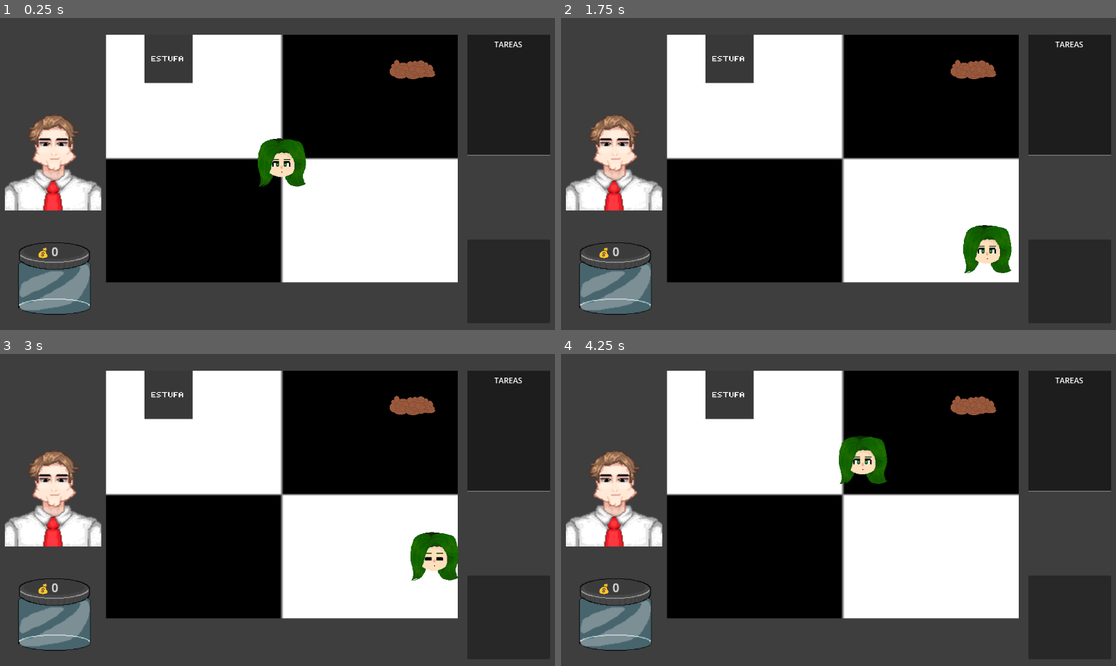
Above: before the commit, frames 1-4 (two rows, left to right).
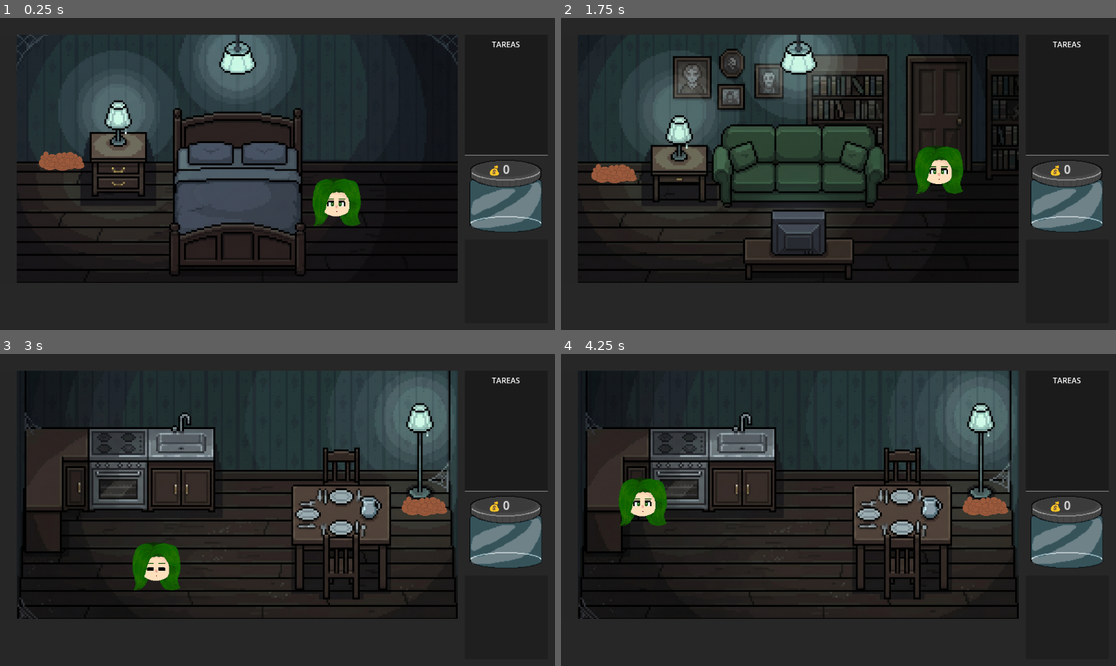
Above: after the commit, the same moments.

Repository: YaomaHG/UmizumiDevStudio
Game: Godot game, scene res://scenes/main.tscn
Same seed, same stepped clock (60 frames per second), same inputs: the game is played once before the commit and once after it.
Inputs:
- Up to frame 1 (0.25 s): no input
- Up to frame 2 (1.75 s): tap Enter (ui_accept) at 0.5, 0.77, 1.52 s; hold D (move_right) 0.53-1.28 s; hold S (move_down) from 1.28 s (still down)
- Up to frame 3 (3 s): release S (move_down) at 2.03 s; hold D (move_right) 2.03-2.78 s; hold W (move_up) from 2.78 s (still down)
- Up to frame 4 (4.25 s): tap Enter (ui_accept) at 3.02, 3.77 s; release W (move_up) at 3.53 s; hold A (move_left) from 3.53 s (still down)

The runs differ from the first frame. In frame 1, 61% of the frame differs, in the area x 0-100%, y 5-98%; in frame 2, 59%; in frame 3, 63%; in frame 4, 63%.

Commit message:
nav tres cuartos

Diff:
--- a/supongamos-que-mañana-v-2/scenes/Estufa.tscn
+++ b/supongamos-que-mañana-v-2/scenes/Estufa.tscn
@@ -1,7 +1,6 @@
 [gd_scene format=3 uid="uid://dkksbgdlggbe6"]
 
 [ext_resource type="Script" uid="uid://bhn6hw6vbxiew" path="res://scripts/estufa.gd" id="1_xxjn6"]
-[ext_resource type="Texture2D" uid="uid://bp8bt0yrxihlj" path="res://art/estufa_0.png" id="2_yw2w3"]
 
 [sub_resource type="RectangleShape2D" id="RectangleShape2D_vnr2e"]
 size = Vector2(100, 100)
@@ -11,9 +10,6 @@
 
 [node name="Estufa" type="StaticBody2D" unique_id=2031021868]
 script = ExtResource("1_xxjn6")
-
-[node name="Sprite2D" type="Sprite2D" parent="." unique_id=1040537837]
-texture = ExtResource("2_yw2w3")
 
 [node name="CollisionShape2D" type="CollisionShape2D" parent="." unique_id=1861101570]
 shape = SubResource("RectangleShape2D_vnr2e")
--- a/supongamos-que-mañana-v-2/scenes/cocina.tscn
+++ b/supongamos-que-mañana-v-2/scenes/cocina.tscn
@@ -1,29 +1,43 @@
 [gd_scene format=3 uid="uid://qh0ndpch5ar0"]
 
-[ext_resource type="Texture2D" uid="uid://ct02nh7gmb5a7" path="res://art/azulejo_cocina.png" id="1_rjqmu"]
+[ext_resource type="Texture2D" uid="uid://djm6yrwyicfcx" path="res://art/cocina.jpg" id="1_o0qxh"]
 [ext_resource type="PackedScene" uid="uid://dkksbgdlggbe6" path="res://scenes/estufa.tscn" id="3_1yh0t"]
 [ext_resource type="PackedScene" uid="uid://c3qw1c6yyukpd" path="res://scenes/monedas.tscn" id="4_kii06"]
 [ext_resource type="PackedScene" uid="uid://c8ydgprv7jpaw" path="res://scenes/puerta.tscn" id="5_i1d44"]
 
 [sub_resource type="SegmentShape2D" id="SegmentShape2D_jawfl"]
-a = Vector2(220, 35)
-b = Vector2(950, 35)
+a = Vector2(35, 240)
+b = Vector2(950, 240)
 
 [sub_resource type="SegmentShape2D" id="SegmentShape2D_3ywm7"]
 a = Vector2(950, 35)
 b = Vector2(950, 550)
 
 [sub_resource type="SegmentShape2D" id="SegmentShape2D_5ynm2"]
-a = Vector2(220, 550)
+a = Vector2(35, 550)
 b = Vector2(950, 550)
 
 [sub_resource type="SegmentShape2D" id="SegmentShape2D_2ista"]
-a = Vector2(220, 35)
-b = Vector2(220, 550)
+a = Vector2(35, 35)
+b = Vector2(35, 550)
+
+[sub_resource type="RectangleShape2D" id="RectangleShape2D_o0qxh"]
+size = Vector2(394, 91)
+
+[sub_resource type="RectangleShape2D" id="RectangleShape2D_rjqmu"]
+size = Vector2(72, 171)
+
+[sub_resource type="RectangleShape2D" id="RectangleShape2D_3vt4s"]
+size = Vector2(203, 236.5)
 
 [node name="Cocina" type="Node2D" unique_id=1245253303]
 
 [node name="GameArea" type="Node2D" parent="." unique_id=784229003]
+
+[node name="textura" type="Sprite2D" parent="GameArea" unique_id=191501450]
+position = Vector2(493.2, 292.34)
+scale = Vector2(0.335, 0.335)
+texture = ExtResource("1_o0qxh")
 
 [node name="pared_arriba" type="StaticBody2D" parent="GameArea" unique_id=1376663949]
 
@@ -45,16 +59,32 @@
 [node name="CollisionShape2D" type="CollisionShape2D" parent="GameArea/pared_izquierda" unique_id=641863313]
 shape = SubResource("SegmentShape2D_2ista")
 
-[node name="textura" type="Sprite2D" parent="GameArea" unique_id=191501450]
-position = Vector2(585, 292.00003)
-scale = Vector2(7.309, 5.14)
-texture = ExtResource("1_rjqmu")
+[node name="Objetos" type="Node2D" parent="GameArea" unique_id=1487066001]
+
+[node name="StaticBody2D" type="StaticBody2D" parent="GameArea/Objetos" unique_id=1946947267]
+
+[node name="CollisionShape2D" type="CollisionShape2D" parent="GameArea/Objetos/StaticBody2D" unique_id=257293754]
+position = Vector2(250, 284.5)
+shape = SubResource("RectangleShape2D_o0qxh")
+
+[node name="StaticBody2D2" type="StaticBody2D" parent="GameArea/Objetos" unique_id=889769256]
+
+[node name="CollisionShape2D" type="CollisionShape2D" parent="GameArea/Objetos/StaticBody2D2" unique_id=561880123]
+position = Vector2(90, 326.5)
+shape = SubResource("RectangleShape2D_rjqmu")
+
+[node name="StaticBody2D3" type="StaticBody2D" parent="GameArea/Objetos" unique_id=635509854]
+
+[node name="CollisionShape2D" type="CollisionShape2D" parent="GameArea/Objetos/StaticBody2D3" unique_id=709477585]
+position = Vector2(708.5, 390.75)
+shape = SubResource("RectangleShape2D_3vt4s")
 
 [node name="Estufa" parent="." unique_id=2031021868 instance=ExtResource("3_1yh0t")]
-position = Vector2(350, 85)
+position = Vector2(247, 267)
+scale = Vector2(1.23, 1.23)
 
 [node name="Monedas" parent="." unique_id=1951227433 instance=ExtResource("4_kii06")]
-position = Vector2(856, 80)
+position = Vector2(881, 289)
 
 [node name="Puerta" parent="." unique_id=1513804328 instance=ExtResource("5_i1d44")]
-position = Vector2(945, 140)
+position = Vector2(41, 395)
--- /dev/null
+++ b/supongamos-que-mañana-v-2/scenes/cuarto.tscn
@@ -0,0 +1,75 @@
+[gd_scene format=3 uid="uid://c72jiyl78pugy"]
+
+[ext_resource type="Texture2D" uid="uid://b7gxh8xgq8fns" path="res://art/cuarto.jpg" id="1_1oq1i"]
+[ext_resource type="PackedScene" uid="uid://dkksbgdlggbe6" path="res://scenes/estufa.tscn" id="2_jiny2"]
+[ext_resource type="PackedScene" uid="uid://c3qw1c6yyukpd" path="res://scenes/monedas.tscn" id="3_d2hq2"]
+[ext_resource type="PackedScene" uid="uid://c8ydgprv7jpaw" path="res://scenes/puerta.tscn" id="4_u0jjk"]
+
+[sub_resource type="SegmentShape2D" id="SegmentShape2D_0x4av"]
+a = Vector2(35, 300)
+b = Vector2(950, 300)
+
+[sub_resource type="SegmentShape2D" id="SegmentShape2D_7wft7"]
+a = Vector2(950, 35)
+b = Vector2(950, 550)
+
+[sub_resource type="SegmentShape2D" id="SegmentShape2D_7rprk"]
+a = Vector2(35, 550)
+b = Vector2(950, 550)
+
+[sub_resource type="SegmentShape2D" id="SegmentShape2D_rv5s5"]
+a = Vector2(35, 35)
+b = Vector2(35, 550)
+
+[sub_resource type="RectangleShape2D" id="RectangleShape2D_tqx35"]
+size = Vector2(280.5, 216.25)
+
+[node name="Cuarto" type="Node2D" unique_id=181351308]
+
+[node name="GameArea" type="Node2D" parent="." unique_id=905933072]
+
+[node name="textura" type="Sprite2D" parent="GameArea" unique_id=1948248556]
+position = Vector2(493.2, 292.34)
+scale = Vector2(0.335, 0.335)
+texture = ExtResource("1_1oq1i")
+
+[node name="pared_arriba" type="StaticBody2D" parent="GameArea" unique_id=399553289]
+
+[node name="CollisionShape2D" type="CollisionShape2D" parent="GameArea/pared_arriba" unique_id=416107760]
+shape = SubResource("SegmentShape2D_0x4av")
+
+[node name="pared_derecha" type="StaticBody2D" parent="GameArea" unique_id=77998683]
+
+[node name="CollisionShape2D" type="CollisionShape2D" parent="GameArea/pared_derecha" unique_id=2014954447]
+shape = SubResource("SegmentShape2D_7wft7")
+
+[node name="pared_abajo" type="StaticBody2D" parent="GameArea" unique_id=1945858552]
+
+[node name="CollisionShape2D" type="CollisionShape2D" parent="GameArea/pared_abajo" unique_id=92758419]
+shape = SubResource("SegmentShape2D_7rprk")
+
+[node name="pared_izquierda" type="StaticBody2D" parent="GameArea" unique_id=797295699]
+
+[node name="CollisionShape2D" type="CollisionShape2D" parent="GameArea/pared_izquierda" unique_id=291290649]
+shape = SubResource("SegmentShape2D_rv5s5")
+
+[node name="Objetos" type="Node2D" parent="GameArea" unique_id=746933401]
+
+[node name="StaticBody2D3" type="StaticBody2D" parent="GameArea/Objetos" unique_id=493966848]
+
+[node name="CollisionShape2D" type="CollisionShape2D" parent="GameArea/Objetos/StaticBody2D3" unique_id=2078868850]
+position = Vector2(492.75, 401.875)
+shape = SubResource("RectangleShape2D_tqx35")
+
+[node name="Estufa" parent="." unique_id=2031021868 instance=ExtResource("2_jiny2")]
+position = Vector2(244.99998, 309)
+scale = Vector2(1.23, 1.23)
+
+[node name="Monedas" parent="." unique_id=1951227433 instance=ExtResource("3_d2hq2")]
+position = Vector2(128, 270)
+coin_value = 40
+
+[node name="Puerta" parent="." unique_id=1513804328 instance=ExtResource("4_u0jjk")]
+position = Vector2(908, 547.92)
+rotation = 1.5707964
+scale = Vector2(1, 0.565)
--- a/supongamos-que-mañana-v-2/scenes/hud_game.tscn
+++ b/supongamos-que-mañana-v-2/scenes/hud_game.tscn
@@ -7,18 +7,41 @@
 
 [node name="HudGame" type="CanvasLayer" unique_id=974286322]
 
+[node name="ColorRect" type="ColorRect" parent="." unique_id=1406976184]
+offset_right = 35.0
+offset_bottom = 650.0
+color = Color(0.15127608, 0.15127608, 0.15127608, 1)
+
+[node name="ColorRect2" type="ColorRect" parent="." unique_id=1161174680]
+offset_left = 950.0
+offset_right = 1155.0
+offset_bottom = 650.0
+color = Color(0.15294118, 0.15294118, 0.15294118, 1)
+
+[node name="ColorRect3" type="ColorRect" parent="." unique_id=134014618]
+offset_right = 1150.0
+offset_bottom = 35.0
+color = Color(0.15294118, 0.15294118, 0.15294118, 1)
+
+[node name="ColorRect4" type="ColorRect" parent="." unique_id=141913513]
+offset_top = 550.0
+offset_right = 1150.0
+offset_bottom = 650.0
+color = Color(0.15294118, 0.15294118, 0.15294118, 1)
+
 [node name="TaskUi" parent="." unique_id=601846886 instance=ExtResource("1_bc6cc")]
-offset = Vector2(970, 35)
-transform = Transform2D(1, 0, 0, 1, 970, 35)
+offset = Vector2(965, 35)
+transform = Transform2D(1, 0, 0, 1, 965, 35)
 
 [node name="Map" parent="." unique_id=1609114940 instance=ExtResource("2_2eyxe")]
-offset = Vector2(970, 460)
-transform = Transform2D(1, 0, 0, 1, 970, 460)
+offset = Vector2(965, 460)
+transform = Transform2D(1, 0, 0, 1, 965, 460)
 
 [node name="Marido" parent="." unique_id=824793050 instance=ExtResource("3_e4le2")]
+visible = false
 position = Vector2(110, 300)
 scale = Vector2(2, 2)
 
 [node name="Frasco" parent="." unique_id=284680748 instance=ExtResource("4_thcb7")]
-position = Vector2(113, 541)
+position = Vector2(1050, 370)
 scale = Vector2(1.5, 1.5)
--- a/supongamos-que-mañana-v-2/scenes/main.tscn
+++ b/supongamos-que-mañana-v-2/scenes/main.tscn
@@ -5,26 +5,21 @@
 [ext_resource type="PackedScene" uid="uid://qh0ndpch5ar0" path="res://scenes/cocina.tscn" id="3_sugp2"]
 [ext_resource type="PackedScene" uid="uid://doflitqdeakc6" path="res://scenes/hud_game.tscn" id="4_jyhfs"]
 [ext_resource type="PackedScene" uid="uid://djup6cc02ygp6" path="res://scenes/sala.tscn" id="5_tbgi4"]
+[ext_resource type="PackedScene" uid="uid://c72jiyl78pugy" path="res://scenes/cuarto.tscn" id="5_tefeu"]
 
 [node name="Main" type="Node2D" unique_id=843341699]
 script = ExtResource("1_o6xl0")
-
-[node name="ColorRect" type="ColorRect" parent="." unique_id=2133371155]
-offset_left = -4.0
-offset_top = -3.0
-offset_right = 1160.0
-offset_bottom = 653.0
-color = Color(0, 0, 0, 0.19607843)
 
 [node name="HudGame" parent="." unique_id=974286322 instance=ExtResource("4_jyhfs")]
 
 [node name="Cocina" parent="." unique_id=1245253303 instance=ExtResource("3_sugp2")]
 
 [node name="Sala" parent="." unique_id=175745033 instance=ExtResource("5_tbgi4")]
-visible = false
+
+[node name="Cuarto" parent="." unique_id=181351308 instance=ExtResource("5_tefeu")]
 
 [node name="Player" parent="." unique_id=724834942 instance=ExtResource("2_sugp2")]
-position = Vector2(587, 292)
+position = Vector2(785, 310)
 
 [node name="Start" type="Marker2D" parent="." unique_id=1995869874]
-position = Vector2(585, 300)
+position = Vector2(699, 382)
--- a/supongamos-que-mañana-v-2/scenes/player.tscn
+++ b/supongamos-que-mañana-v-2/scenes/player.tscn
@@ -30,12 +30,13 @@
 "speed": 2.0
 }]
 
-[sub_resource type="CapsuleShape2D" id="CapsuleShape2D_d2wvv"]
-radius = 48.0
-height = 100.0
+[sub_resource type="CapsuleShape2D" id="CapsuleShape2D_tuyoq"]
+radius = 13.0
+height = 88.0
 
 [node name="Player" type="CharacterBody2D" unique_id=724834942]
 script = ExtResource("1_tuyoq")
+speed = 300
 
 [node name="AnimatedSprite2D" type="AnimatedSprite2D" parent="." unique_id=816004442]
 sprite_frames = SubResource("SpriteFrames_y4r1p")
@@ -43,4 +44,6 @@
 frame_progress = 0.65673566
 
 [node name="CollisionShape2D" type="CollisionShape2D" parent="." unique_id=1267980363]
-shape = SubResource("CapsuleShape2D_d2wvv")
+position = Vector2(0, 36)
+rotation = 1.5707964
+shape = SubResource("CapsuleShape2D_tuyoq")
--- a/supongamos-que-mañana-v-2/scenes/sala.tscn
+++ b/supongamos-que-mañana-v-2/scenes/sala.tscn
@@ -1,6 +1,6 @@
 [gd_scene format=3 uid="uid://djup6cc02ygp6"]
 
-[ext_resource type="Texture2D" uid="uid://bkr7y0efqhq21" path="res://art/piso_sala.png" id="1_ml4em"]
+[ext_resource type="Texture2D" uid="uid://bbg23npdi7mt5" path="res://art/sala.jpg" id="1_ltybl"]
 [ext_resource type="PackedScene" uid="uid://dkksbgdlggbe6" path="res://scenes/estufa.tscn" id="3_fgckq"]
 [ext_resource type="PackedScene" uid="uid://c3qw1c6yyukpd" path="res://scenes/monedas.tscn" id="4_7ubti"]
 [ext_resource type="PackedScene" uid="uid://c8ydgprv7jpaw" path="res://scenes/puerta.tscn" id="7_fgckq"]
@@ -17,58 +17,91 @@
 	pass
 "
 
-[sub_resource type="SegmentShape2D" id="SegmentShape2D_pg3vg"]
-a = Vector2(220, 35)
-b = Vector2(950, 35)
+[sub_resource type="SegmentShape2D" id="SegmentShape2D_ml4em"]
+a = Vector2(35, 300)
+b = Vector2(950, 300)
 
-[sub_resource type="SegmentShape2D" id="SegmentShape2D_aq07l"]
+[sub_resource type="SegmentShape2D" id="SegmentShape2D_4xymg"]
 a = Vector2(950, 35)
 b = Vector2(950, 550)
 
-[sub_resource type="SegmentShape2D" id="SegmentShape2D_aqf5g"]
-a = Vector2(220, 550)
+[sub_resource type="SegmentShape2D" id="SegmentShape2D_fgckq"]
+a = Vector2(35, 550)
 b = Vector2(950, 550)
 
-[sub_resource type="SegmentShape2D" id="SegmentShape2D_12o68"]
-a = Vector2(220, 35)
-b = Vector2(220, 550)
+[sub_resource type="SegmentShape2D" id="SegmentShape2D_7ubti"]
+a = Vector2(35, 35)
+b = Vector2(35, 550)
+
+[sub_resource type="RectangleShape2D" id="RectangleShape2D_y5s20"]
+size = Vector2(364, 91)
+
+[sub_resource type="RectangleShape2D" id="RectangleShape2D_pg3vg"]
+size = Vector2(72, 97.5)
+
+[sub_resource type="RectangleShape2D" id="RectangleShape2D_aq07l"]
+size = Vector2(230, 89.25)
 
 [node name="Sala" type="Node2D" unique_id=175745033]
 script = SubResource("GDScript_ltybl")
 
-[node name="GameArea" type="Node2D" parent="." unique_id=199388301]
+[node name="GameArea" type="Node2D" parent="." unique_id=180490148]
 
-[node name="pared_arriba" type="StaticBody2D" parent="GameArea" unique_id=1815607308]
+[node name="textura" type="Sprite2D" parent="GameArea" unique_id=430136689]
+position = Vector2(493.2, 292.34)
+scale = Vector2(0.335, 0.335)
+texture = ExtResource("1_ltybl")
 
-[node name="CollisionShape2D" type="CollisionShape2D" parent="GameArea/pared_arriba" unique_id=1536056773]
-shape = SubResource("SegmentShape2D_pg3vg")
+[node name="pared_arriba" type="StaticBody2D" parent="GameArea" unique_id=1860694042]
 
-[node name="pared_derecha" type="StaticBody2D" parent="GameArea" unique_id=2008760647]
+[node name="CollisionShape2D" type="CollisionShape2D" parent="GameArea/pared_arriba" unique_id=845974743]
+shape = SubResource("SegmentShape2D_ml4em")
 
-[node name="CollisionShape2D" type="CollisionShape2D" parent="GameArea/pared_derecha" unique_id=56656091]
-shape = SubResource("SegmentShape2D_aq07l")
+[node name="pared_derecha" type="StaticBody2D" parent="GameArea" unique_id=1186158266]
 
-[node name="pared_abajo" type="StaticBody2D" parent="GameArea" unique_id=1837497407]
+[node name="CollisionShape2D" type="CollisionShape2D" parent="GameArea/pared_derecha" unique_id=1383125841]
+shape = SubResource("SegmentShape2D_4xymg")
 
-[node name="CollisionShape2D" type="CollisionShape2D" parent="GameArea/pared_abajo" unique_id=811514770]
-shape = SubResource("SegmentShape2D_aqf5g")
+[node name="pared_abajo" type="StaticBody2D" parent="GameArea" unique_id=1461024566]
 
-[node name="pared_izquierda" type="StaticBody2D" parent="GameArea" unique_id=1583598117]
+[node name="CollisionShape2D" type="CollisionShape2D" parent="GameArea/pared_abajo" unique_id=1091647307]
+shape = SubResource("SegmentShape2D_fgckq")
 
-[node name="CollisionShape2D" type="CollisionShape2D" parent="GameArea/pared_izquierda" unique_id=1839533228]
-shape = SubResource("SegmentShape2D_12o68")
+[node name="pared_izquierda" type="StaticBody2D" parent="GameArea" unique_id=315764417]
 
-[node name="textura" type="Sprite2D" parent="GameArea" unique_id=2112343781]
-position = Vector2(585, 292.00003)
-scale = Vector2(7.309, 5.14)
-texture = ExtResource("1_ml4em")
+[node name="CollisionShape2D" type="CollisionShape2D" parent="GameArea/pared_izquierda" unique_id=373397318]
+shape = SubResource("SegmentShape2D_7ubti")
+
+[node name="Objetos" type="Node2D" parent="GameArea" unique_id=1491981946]
+
+[node name="StaticBody2D" type="StaticBody2D" parent="GameArea/Objetos" unique_id=688103463]
+
+[node name="CollisionShape2D" type="CollisionShape2D" parent="GameArea/Objetos/StaticBody2D" unique_id=2044170835]
+position = Vector2(499, 346)
+shape = SubResource("RectangleShape2D_y5s20")
+
+[node name="StaticBody2D2" type="StaticBody2D" parent="GameArea/Objetos" unique_id=256908145]
+
+[node name="CollisionShape2D" type="CollisionShape2D" parent="GameArea/Objetos/StaticBody2D2" unique_id=1155681826]
+position = Vector2(920, 287.75)
+shape = SubResource("RectangleShape2D_pg3vg")
+
+[node name="StaticBody2D3" type="StaticBody2D" parent="GameArea/Objetos" unique_id=331909056]
+
+[node name="CollisionShape2D" type="CollisionShape2D" parent="GameArea/Objetos/StaticBody2D3" unique_id=867317697]
+position = Vector2(493, 504.625)
+shape = SubResource("RectangleShape2D_aq07l")
 
 [node name="Estufa" parent="." unique_id=2031021868 instance=ExtResource("3_fgckq")]
-position = Vector2(900, 377)
-rotation = 1.5707964
+position = Vector2(244.99998, 321)
+scale = Vector2(1.23, 1.23)
 
 [node name="Monedas" parent="." unique_id=1951227433 instance=ExtResource("4_7ubti")]
-position = Vector2(445, 496)
+position = Vector2(110, 296)
 
-[node name="Puerta" parent="." unique_id=1513804328 instance=ExtResource("7_fgckq")]
-position = Vector2(225, 140)
+[node name="PuertaCocina" parent="." unique_id=1513804328 instance=ExtResource("7_fgckq")]
+position = Vector2(945, 395)
+
+[node name="PuertaCuarto" parent="." unique_id=38631115 instance=ExtResource("7_fgckq")]
+position = Vector2(857, 304)
+rotation = 1.5707964
--- a/supongamos-que-mañana-v-2/scripts/main.gd
+++ b/supongamos-que-mañana-v-2/scripts/main.gd
@@ -2,49 +2,68 @@
 
 @onready var cocina = $Cocina
 @onready var sala = $Sala
+@onready var cuarto = $Cuarto
 @onready var player = $Player
 
-var area_actual = "cocina"
-var cambiando_area = false  # Para evitar múltiples cambios
+var area_actual = "cuarto"  # Puede ser "cocina", "sala" o "cuarto"
+var cambiando_area = false
 
-@export var spawn_cocina: Vector2 = Vector2(880, 220)
-@export var spawn_sala: Vector2 = Vector2(280, 220)
+# Posiciones de spawn
+@export var spawn_cocina: Vector2 = Vector2(100, 450)
+@export var spawn_sala_cocina: Vector2 = Vector2(885, 450)
+@export var spawn_sala_cuarto: Vector2 = Vector2(785, 310)
+@export var spawn_cuarto: Vector2 = Vector2(885, 450)
 
 func _ready():
-	# Buscar el Marker2D llamado "Start"
-	var start_marker = get_node_or_null("Start")
-
-	activar_cocina()
+	# Configurar estado inicial
+	activar_cuarto()
 	conectar_puertas()
 
+	# Posicionar al jugador en el Start Marker o spawn por defecto
+	var start_marker = get_node_or_null("Start")
 	if start_marker and start_marker is Marker2D:
-		# Usar la posición del Start Marker2D
 		player.global_position = start_marker.global_position
 		print("🎮 Jugador iniciado en Start Marker: ", start_marker.global_position)
 	else:
-		# Si no existe Start Marker, usar la posición de cocina por defecto
-		player.global_position = spawn_cocina
-		print("⚠️ No se encontró Start Marker, usando spawn_cocina: ", spawn_cocina)
+		player.global_position = spawn_cuarto
+		print("⚠️ No se encontró Start Marker, usando spawn_cocina: ", spawn_cuarto)
 
 func conectar_puertas():
+	# Puerta de COCINA -> SALA
 	if cocina.has_node("Puerta"):
 		var puerta_cocina = cocina.get_node("Puerta")
 		if puerta_cocina.has_signal("body_entered"):
-			puerta_cocina.body_entered.connect(_on_puerta_entered.bind("sala"))
+			puerta_cocina.body_entered.connect(_on_puerta_entered.bind("sala", "cocina"))
 
-	if sala.has_node("Puerta"):
-		var puerta_sala = sala.get_node("Puerta")
-		if puerta_sala.has_signal("body_entered"):
-			puerta_sala.body_entered.connect(_on_puerta_entered.bind("cocina"))
+	# Puerta de SALA -> COCINA
+	if sala.has_node("PuertaCocina"):
+		var puerta_sala_cocina = sala.get_node("PuertaCocina")
+		if puerta_sala_cocina.has_signal("body_entered"):
+			puerta_sala_cocina.body_entered.connect(_on_puerta_entered.bind("cocina", "sala_cocina"))
 
-func _on_puerta_entered(body, destino):
+	# Puerta de SALA -> CUARTO
+	if sala.has_node("PuertaCuarto"):
+		var puerta_sala_cuarto = sala.get_node("PuertaCuarto")
+		if puerta_sala_cuarto.has_signal("body_entered"):
+			puerta_sala_cuarto.body_entered.connect(_on_puerta_entered.bind("cuarto", "sala_cuarto"))
+
+	# Puerta de CUARTO -> SALA
+	if cuarto.has_node("Puerta"):
+		var puerta_cuarto = cuarto.get_node("Puerta")
+		if puerta_cuarto.has_signal("body_entered"):
+			puerta_cuarto.body_entered.connect(_on_puerta_entered.bind("sala", "cuarto"))
+
+func _on_puerta_entered(body, destino, origen):
 	# Evitar cambios múltiples mientras ya estamos cambiando
 	if body == player and area_actual != destino and not cambiando_area:
-		if destino == "sala":
-			# Usar call_deferred para evitar el error
-			call_deferred("activar_sala")
-		else:
-			call_deferred("activar_cocina")
+		match destino:
+			"cocina":
+				call_deferred("activar_cocina")
+			"sala":
+				# Necesitamos saber de dónde viene para elegir el spawn correcto
+				call_deferred("activar_sala", origen)
+			"cuarto":
+				call_deferred("activar_cuarto")
 
 func activar_cocina():
 	if cambiando_area:
@@ -53,10 +72,14 @@
 	cambiando_area = true
 	area_actual = "cocina"
 
-	# Desactivar sala - Usar set_deferred para cada propiedad
+	# Desactivar otras áreas
 	sala.visible = false
 	sala.process_mode = Node.PROCESS_MODE_DISABLED
 	desactivar_colisiones_recursivo(sala, true)
+
+	cuarto.visible = false
+	cuarto.process_mode = Node.PROCESS_MODE_DISABLED
+	desactivar_colisiones_recursivo(cuarto, true)
 
 	# Activar cocina
 	cocina.visible = true
@@ -67,40 +90,76 @@
 	player.global_position = spawn_cocina
 	print("🟢 Cambiando a cocina - Posición: ", spawn_cocina)
 
-	# Pequeño delay para permitir que termine la física
 	await get_tree().process_frame
 	cambiando_area = false
 
-func activar_sala():
+func activar_sala(desde: String = "cocina"):
 	if cambiando_area:
 		return
 
 	cambiando_area = true
 	area_actual = "sala"
 
-	# Desactivar cocina - Usar set_deferred para cada propiedad
+	# Desactivar otras áreas
 	cocina.visible = false
 	cocina.process_mode = Node.PROCESS_MODE_DISABLED
 	desactivar_colisiones_recursivo(cocina, true)
+
+	cuarto.visible = false
+	cuarto.process_mode = Node.PROCESS_MODE_DISABLED
+	desactivar_colisiones_recursivo(cuarto, true)
 
 	# Activar sala
 	sala.visible = true
 	sala.process_mode = Node.PROCESS_MODE_INHERIT
 	desactivar_colisiones_recursivo(sala, false)
 
+	# Elegir el spawn según de dónde viene
+	match desde:
+		"cocina":
+			player.global_position = spawn_sala_cocina
+			print("🟢 Cambiando a sala (desde cocina) - Posición: ", spawn_sala_cocina)
+		"cuarto":
+			player.global_position = spawn_sala_cuarto
+			print("🟢 Cambiando a sala (desde cuarto) - Posición: ", spawn_sala_cuarto)
+		_:
+			# Por defecto
+			player.global_position = spawn_sala_cocina
+			print("🟢 Cambiando a sala (default) - Posición: ", spawn_sala_cocina)
+
+	await get_tree().process_frame
+	cambiando_area = false
+
+func activar_cuarto():
+	if cambiando_area:
+		return
+
+	cambiando_area = true
+	area_actual = "cuarto"
+
+	# Desactivar otras áreas
+	cocina.visible = false
+	cocina.process_mode = Node.PROCESS_MODE_DISABLED
+	desactivar_colisiones_recursivo(cocina, true)
+
+	sala.visible = false
+	sala.process_mode = Node.PROCESS_MODE_DISABLED
+	desactivar_colisiones_recursivo(sala, true)
+
+	# Activar cuarto
+	cuarto.visible = true
+	cuarto.process_mode = Node.PROCESS_MODE_INHERIT
+	desactivar_colisiones_recursivo(cuarto, false)
+
 	# Mover al jugador
-	player.global_position = spawn_sala
-	print("🟢 Cambiando a sala - Posición: ", spawn_sala)
+	player.global_position = spawn_cuarto
+	print("🟢 Cambiando a cuarto - Posición: ", spawn_cuarto)
 
-	# Pequeño delay para permitir que termine la física
 	await get_tree().process_frame
 	cambiando_area = false
 
 func desactivar_colisiones_recursivo(node: Node, desactivar: bool):
-	# Desactivar/activar colisiones de todos los hijos
 	for child in node.get_children():
 		if child is CollisionObject2D:
-			# Usar set_deferred para evitar el error
 			child.set_deferred("disabled", desactivar)
-		# Buscar recursivamente
 		desactivar_colisiones_recursivo(child, desactivar)
Binary file added: supongamos-que-mañana-v-2/art/cocina.jpg
Not shown, added: supongamos-que-mañana-v-2/art/cocina.jpg.import
Binary file added: supongamos-que-mañana-v-2/art/cuarto.jpg
Not shown, added: supongamos-que-mañana-v-2/art/cuarto.jpg.import
Binary file added: supongamos-que-mañana-v-2/art/sala.jpg
Not shown, added: supongamos-que-mañana-v-2/art/sala.jpg.import
